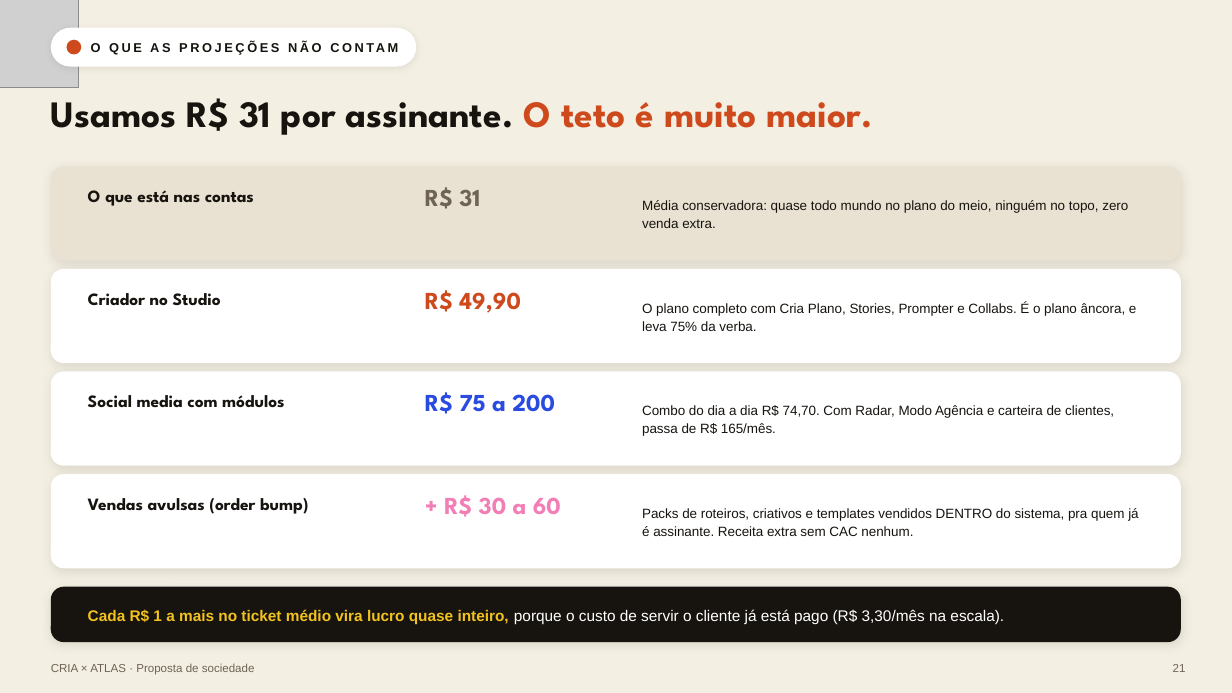
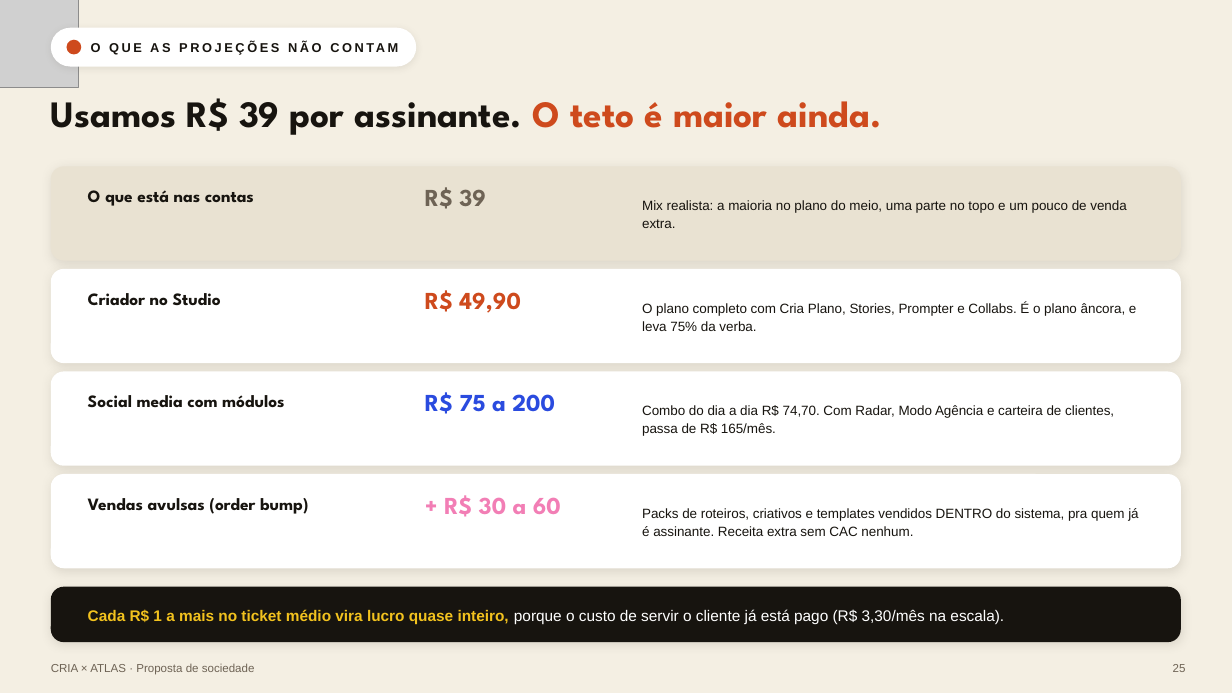
Before and after one commit to walterespindolaa/criador-estudio, a slide deck: slide 25 of CRIA/apresentacoes/CRIA-x-Atlas-Proposta-Sociedade.pptx (slide 21 before the commit). Drawn at 1232x693 pixels with LibreOffice and Linux fonts; fonts in the diff are those of the drawing; grey boxes stand for pictures. Boxes give left, top, right and bottom in pixels: in the first picture for what was removed or moved away, otherwise in the second. Text is boxed around its words. In the diff, an @@ line names an element or a change of style, - is before the commit and + after.

```diff
--- a/CRIA/apresentacoes/CRIA-x-Atlas-Proposta-Sociedade.pptx
+++ b/CRIA/apresentacoes/CRIA-x-Atlas-Proposta-Sociedade.pptx
@@ text at (x1=51, y1=98, x2=881, y2=135): text changed @@
-Usamos R$ 31 por assinante. O teto é muito maior.
+Usamos R$ 39 por assinante. O teto é maior ainda.
@@ text at (x1=425, y1=187, x2=486, y2=209): text changed @@
-R$ 31
+R$ 39
@@ text at (x1=642, y1=200, x2=1126, y2=228): text changed @@
-Média conservadora: quase todo mundo no plano do meio, ninguém no topo, zero venda extra.
+Mix realista: a maioria no plano do meio, uma parte no topo e um pouco de venda extra.
@@ text at (x1=1173, y1=664, x2=1186, y2=672): text changed @@
-21
+25
```
Also in this commit, not shown: 14 other slides changed, 1 slide added, 24 other files.
